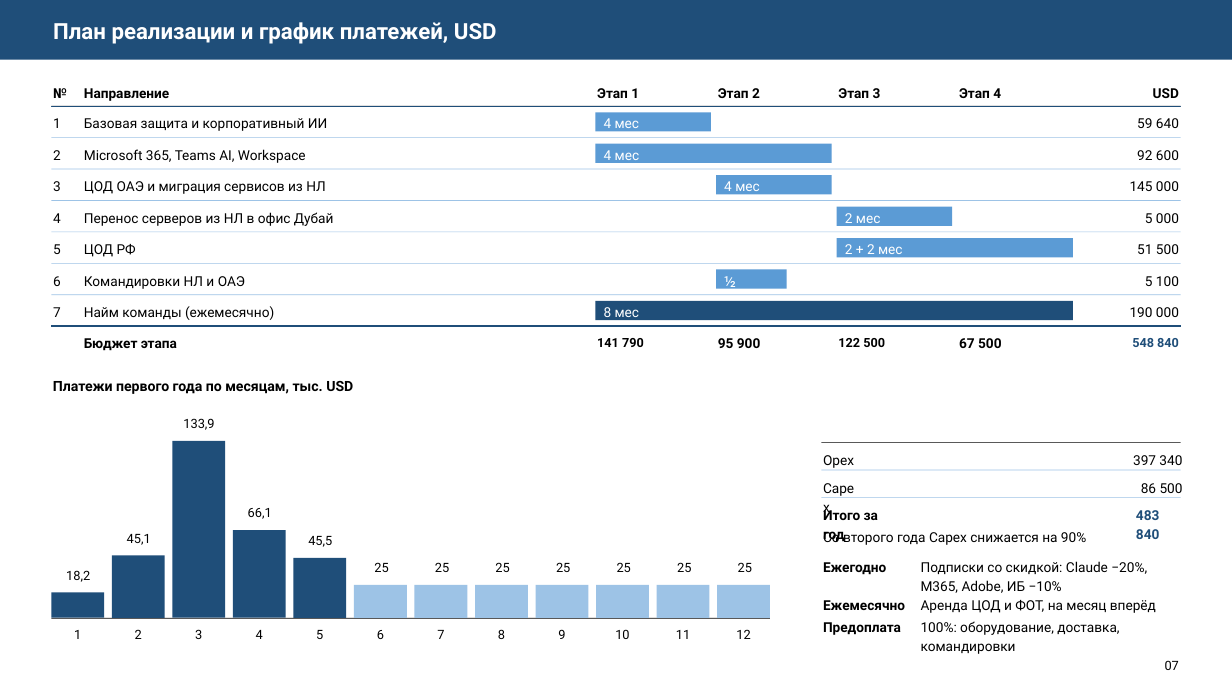
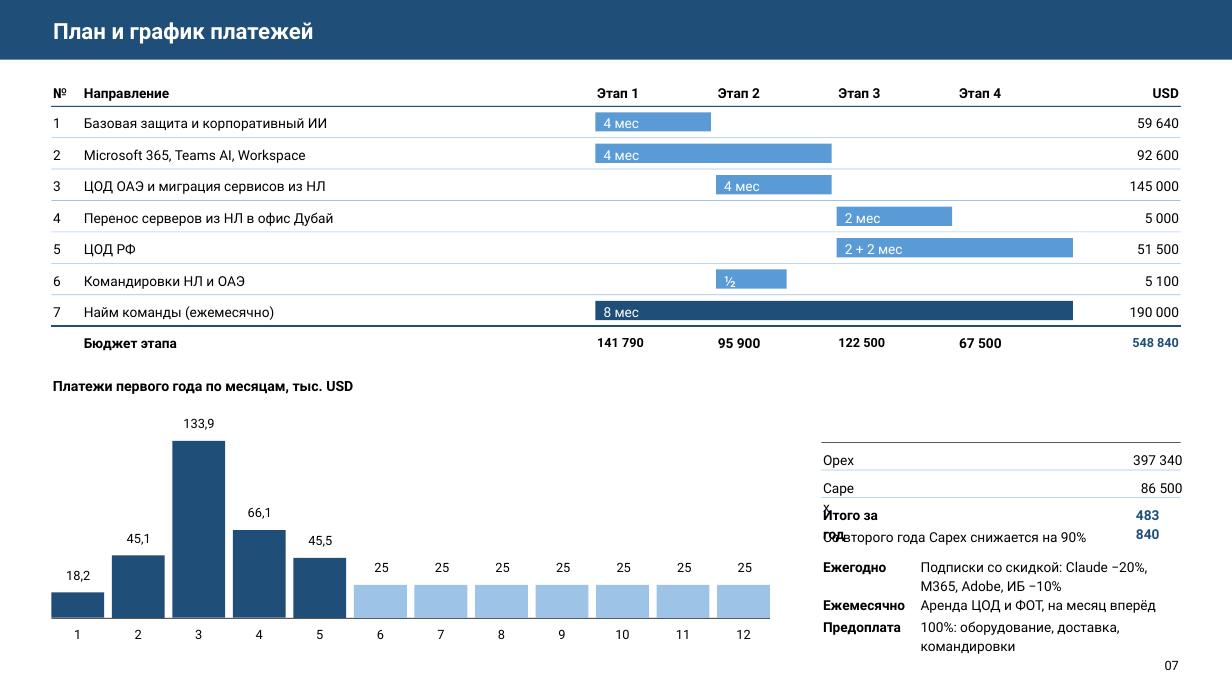
Before and after one commit to jordanbarnesceo88-tech/bpnm, a slide deck: slide 8 of presentation/Plan_IT-IB_v2.2.pptx. Drawn at 1232x693 pixels with LibreOffice and Linux fonts; fonts in the diff are those of the drawing. Boxes give left, top, right and bottom in pixels: in the first picture for what was removed or moved away, otherwise in the second. Text is boxed around its words. In the diff, an @@ line names an element or a change of style, - is before the commit and + after.

```diff
--- a/presentation/Plan_IT-IB_v2.2.pptx
+++ b/presentation/Plan_IT-IB_v2.2.pptx
@@ text at <box>53,22,313,44</box>: text changed @@
-План реализации и график платежей, USD
+План и график платежей
```
Also in this commit, not shown: 8 other slides changed, 1 other file.
